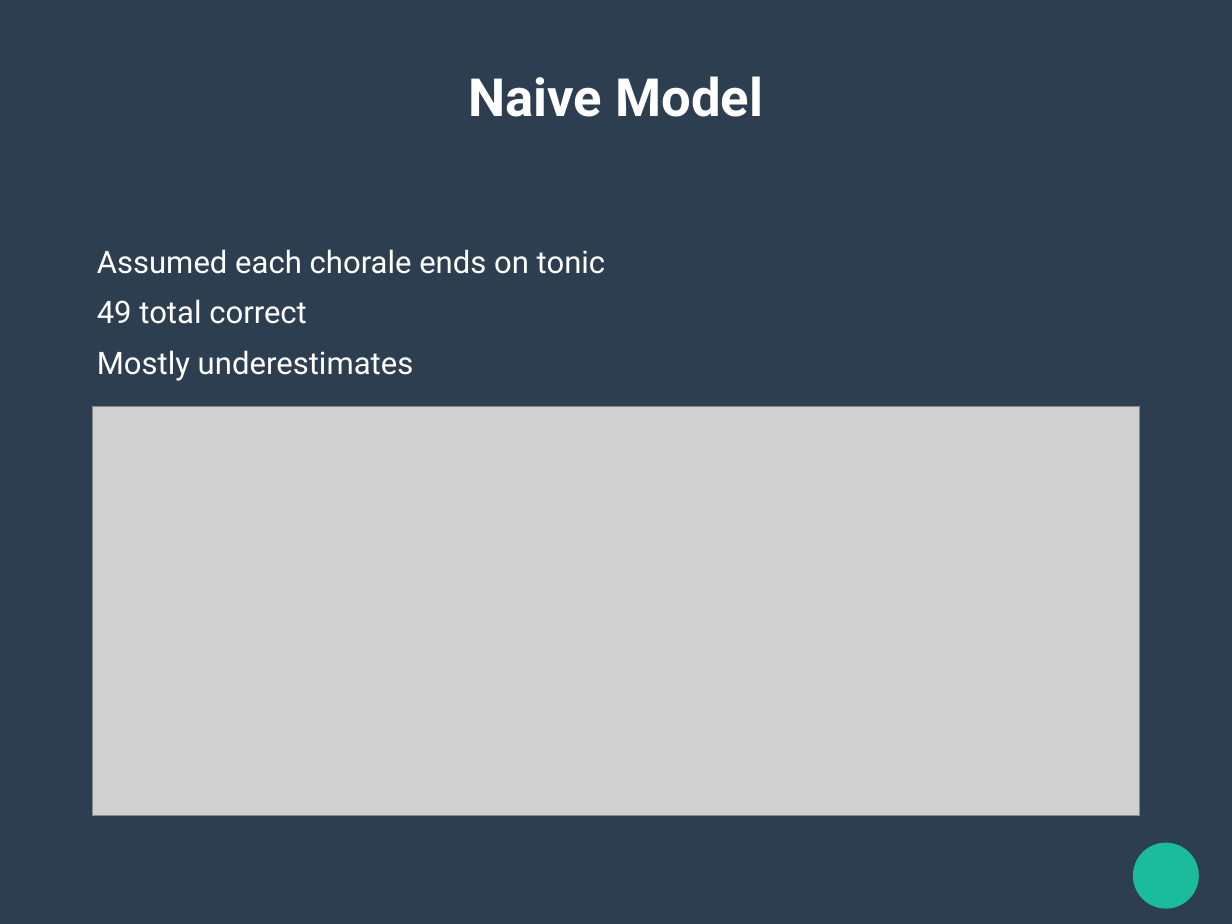
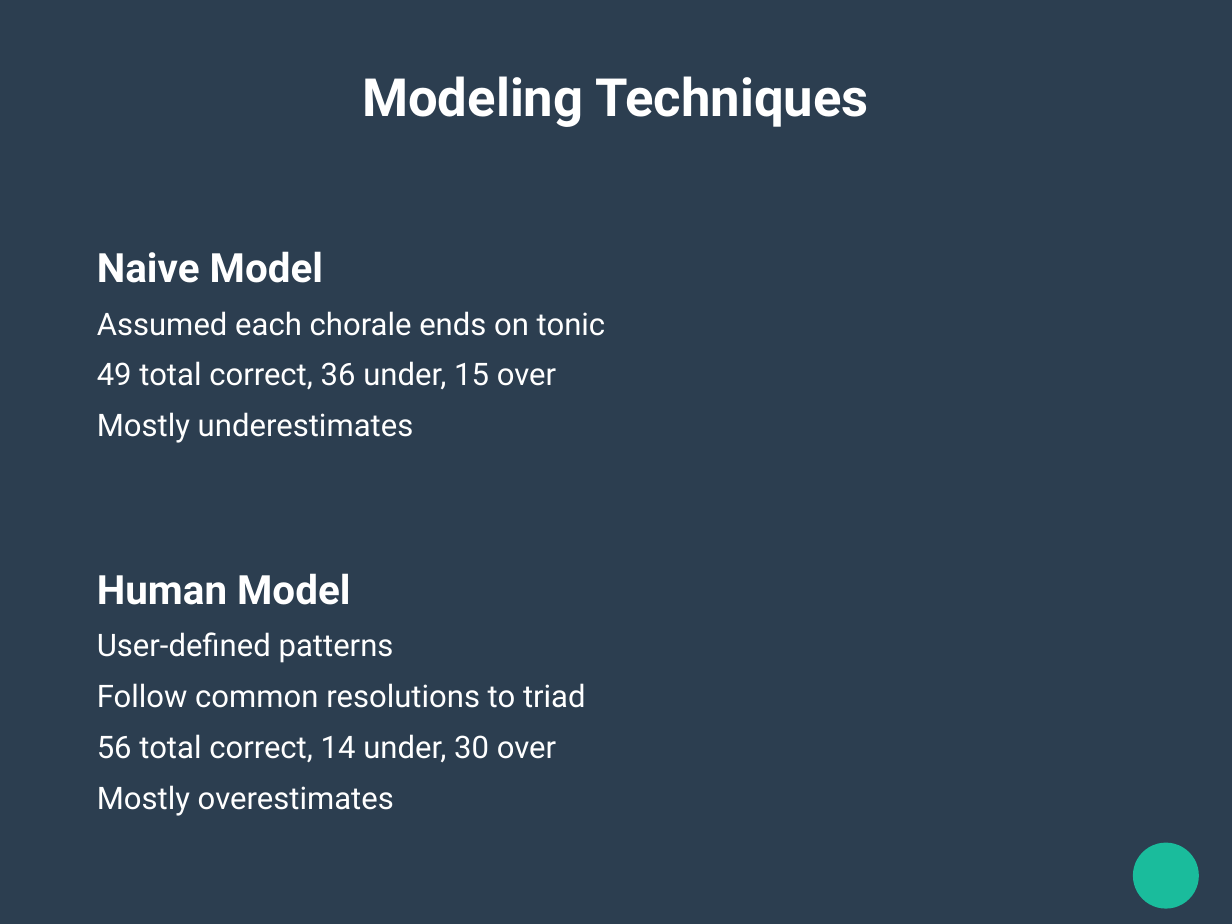
Before and after one commit to nczaban/MathJuniorIS, a slide deck: slide 3 of Presentation.odp. Drawn at 1232x924 pixels with LibreOffice and Linux fonts; fonts in the diff are those of the drawing; grey boxes stand for pictures. Boxes give left, top, right and bottom in pixels: in the first picture for what was removed or moved away, otherwise in the second. Text is boxed around its words. In the diff, an @@ line names an element or a change of style, - is before the commit and + after.

```diff
--- a/Presentation.odp
+++ b/Presentation.odp
@@ title at bbox=[362, 76, 869, 127]: text changed @@
-Naive Model
+Modeling Techniques
@@ text at bbox=[97, 251, 323, 283]: paragraph added @@
+Naive Model
@@ text at bbox=[97, 361, 556, 389]: text changed @@
-49 total correct
+49 total correct, 36 under, 15 over
@@ picture removed at bbox=[93, 406, 1140, 816] @@
@@ text added at bbox=[97, 573, 586, 816], 20 pt, text #FFFFFF @@
+Human Model
+User-defined patterns
+Follow common resolutions to triad
+56 total correct, 14 under, 30 over
+Mostly overestimates
```
Also in this commit, not shown: 1 other slide changed, 1 slide added, 1 slide removed, 1 other file.
